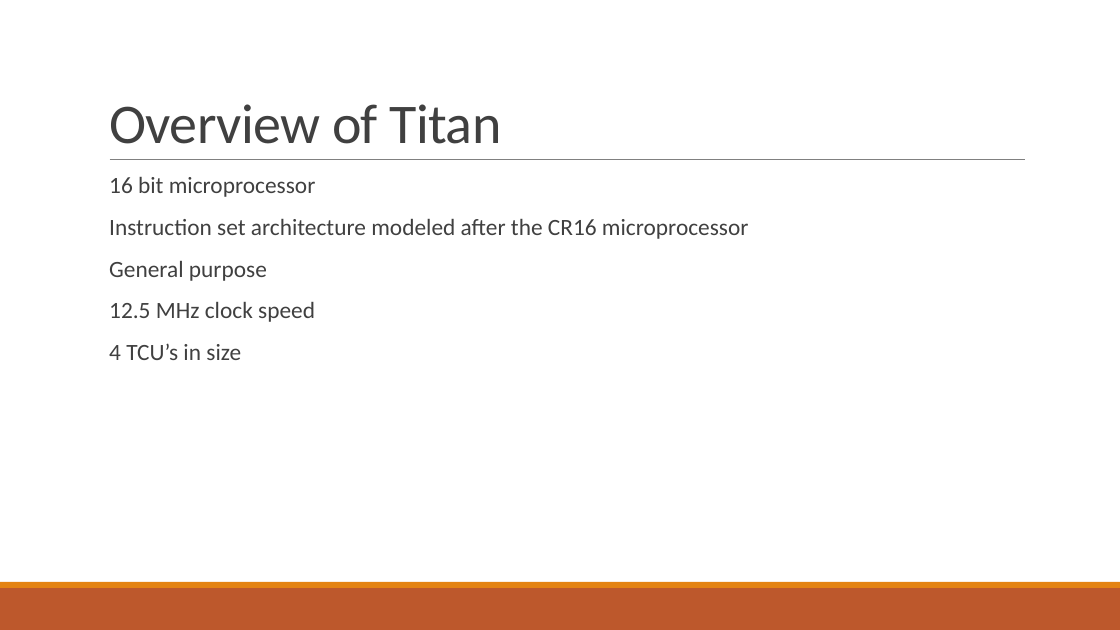
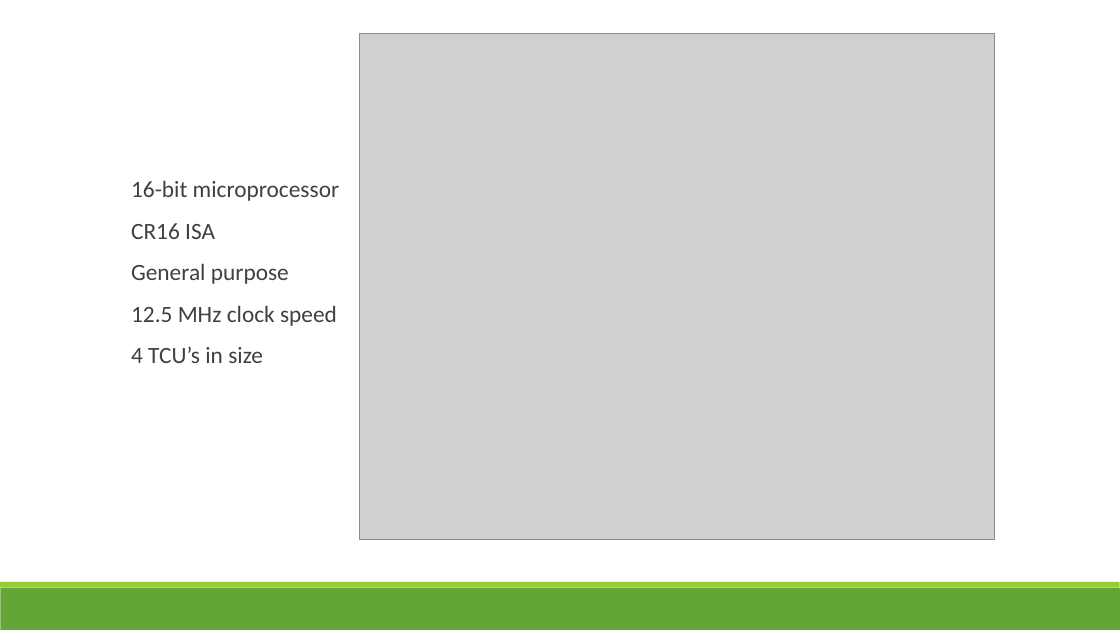
Before and after one commit to tjgray04/ECE6710_06, a slide deck: slide 3 of Documents/Presentation/ECE6710_06_PRESENTATION.pptx (slide 2 before the commit). Drawn at 1120x630 pixels with LibreOffice and Linux fonts; fonts in the diff are those of the drawing; grey boxes stand for pictures. Boxes give left, top, right and bottom in pixels: in the first picture for what was removed or moved away, otherwise in the second. Text is boxed around its words. In the diff, an @@ line names an element or a change of style, - is before the commit and + after.

Commit message:
updated presentation

```diff
--- a/Documents/Presentation/ECE6710_06_PRESENTATION.pptx
+++ b/Documents/Presentation/ECE6710_06_PRESENTATION.pptx
@@ picture added at (360, 34, 995, 539) @@
@@ title removed at (109, 104, 502, 144) @@
-Overview of Titan
@@ line removed from (110, 160) to (1026, 160) @@
@@ text "16-bit microprocessor": place and size @@
-text "16-bit microprocessor" at (109, 177, 749, 360)
+text "16-bit microprocessor" at (131, 181, 340, 363)
@@ text at (131, 181, 340, 239): text changed @@
-  16 bit microprocessor
-  Instruction set architecture modeled after the CR16 microprocessor
+  16-bit microprocessor
+  CR16 ISA
@@ text at (131, 264, 337, 363): bullet colour #E48312 to #99CB38 @@
@@ rectangle at (0, 588, 1120, 630): fill #BD582C to #63A537 @@
@@ rectangle at (0, 582, 1120, 588): fill #E48312 to #99CB38 @@
```
Also in this commit, not shown: 2 other slides changed, 3 slides added, 4 slides removed.
